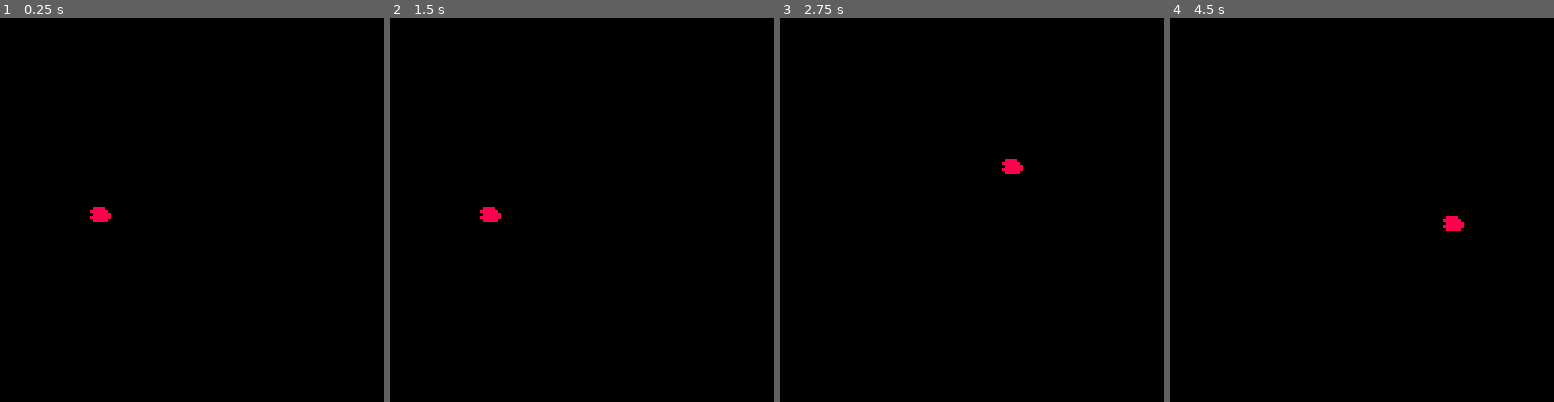
Above: before the commit, frames 1-4 (left to right).
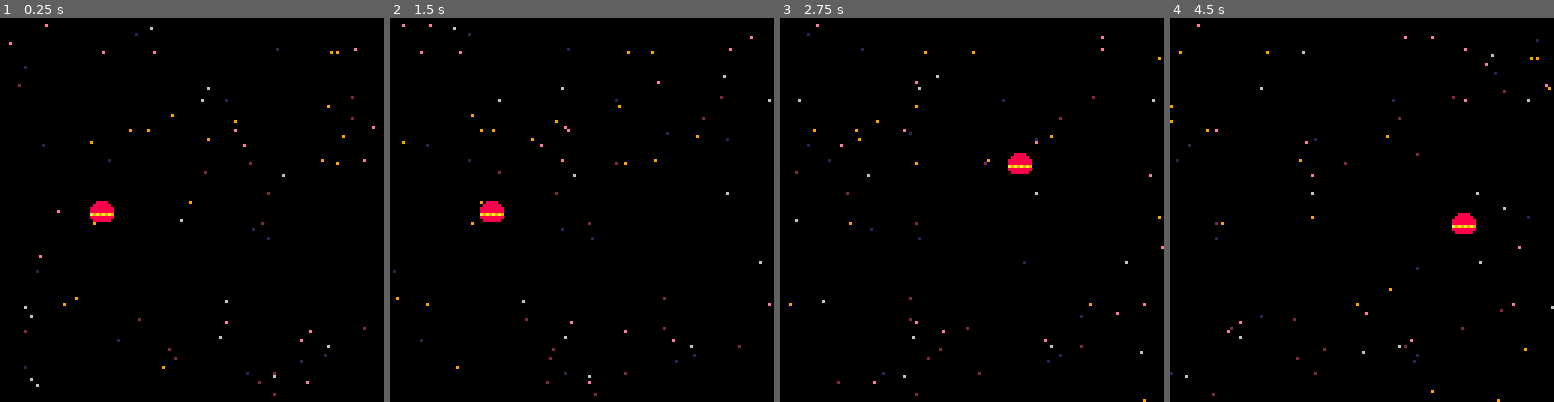
Above: after the commit, the same moments.

Repository: ehgoodenough/pico-shmup
Game: PICO-8 cartridge shmup.p8
Same seed, same stepped clock (60 frames per second), same inputs: the game is played once before the commit and once after it.
Inputs:
- Up to frame 1 (0.25 s): no input
- Up to frame 2 (1.5 s): no input
- Up to frame 3 (2.75 s): hold Right 1.6-2.1 s; hold Up 2.15-2.42 s; hold Right from 2.47 s (still down)
- Up to frame 4 (4.5 s): release Right at 3.03 s; hold Left 3.08-3.58 s; hold Down 3.63-3.97 s; hold Right from 4.02 s (still down)

The runs differ from the first frame. In frame 1, 0.6% of the frame differs, in the area x 2-98%, y 1-99%; in frame 2, 0.6%; in frame 3, 0.7%; in frame 4, 0.8%, in the area x 0-100%, y 1-100%.

Commit message:
Added some stars.

Diff:
--- a/shmup.p8
+++ b/shmup.p8
@@ -1,6 +1,17 @@
 pico-8 cartridge // http://www.pico-8.com
 version 4
 __lua__
+star_colors = {1, 2, 9, 6, 14}
+
+stars = {}
+for i=1,75 do
+	stars[i] = {}
+	stars[i].x = rnd(128)
+	stars[i].y = rnd(128)
+	stars[i].z = rnd(1)
+	stars[i].color = star_colors[flr(rnd(#star_colors)) + 1]
+end
+
 ship = {}
 ship.x = 30
 ship.y = 60
@@ -9,39 +20,51 @@
 
 function _update()
  -- input
-	if(btn(0)) ship.vx -= 1
-	if(btn(1)) ship.vx += 1
-	if(btn(2)) ship.vy -= 1
-	if(btn(3)) ship.vy += 1
-
-	-- maxvelocity
-	if(ship.vx < -3) ship.vx = -3
-	if(ship.vx > 3) ship.vx = 3
-	if(ship.vy < -3) ship.vy = -3
-	if(ship.vy > 3) ship.vy = 3
-
-	-- translation
-	ship.x += ship.vx
-	ship.y += ship.vy
-
- -- deceleration
-	if(ship.vx ~= 0) ship.vx /= 2
-	if(ship.vy ~= 0) ship.vy /= 2
+	if(btn(0)) ship.x -= 2
+	if(btn(1)) ship.x += 2
+	if(btn(2)) ship.y -= 2
+	if(btn(3)) ship.y += 2
+
+	update_stars()
+end
+
+function update_stars()
+	for star in all(stars) do
+		star.x -= star.z
+		if(star.x + flr(star.z) < 0) then
+			star.z = rnd(2)
+			star.y = rnd(128)
+			star.x = 128 + star.z
+		end
+	end
+end
+
+function draw_stars()
+	for star in all(stars) do
+		rectfill(star.x, star.y,
+			star.x, star.y, star.color)
+	end
 end
 
 function _draw()
 	cls()
+
+	draw_stars()
+
+	-- map(0, 0, 0, 0, 16, 16)
 	spr(0, ship.x, ship.y)
+
+	-- print("hello!", 0, 0, 10)
 end
 __gfx__
-00000000000000000000000000000000000000000000000000000000000000000000000000000000000000000000000000000000000000000000000000000000
-00000000000000000000000000000000000000000000000000000000000000000000000000000000000000000000000000000000000000000000000000000000
-00000000000000000000000000000000000000000000000000000000000000000000000000000000000000000000000000000000000000000000000000000000
-08888000000000000000000000000000000000000000000000000000000000000000000000000000000000000000000000000000000000000000000000000000
-88888800000000000000000000000000000000000000000000000000000000000000000000000000000000000000000000000000000000000000000000000000
-08888880000000000000000000000000000000000000000000000000000000000000000000000000000000000000000000000000000000000000000000000000
-88888880000000000000000000000000000000000000000000000000000000000000000000000000000000000000000000000000000000000000000000000000
-08888800000000000000000000000000000000000000000000000000000000000000000000000000000000000000000000000000000000000000000000000000
+00000000555555550000000000000000000000000000000000000000000000000000000000000000000000000000000000000000000000000000000000000000
+00888800566666650000000000000000000000000000000000000000000000000000000000000000000000000000000000000000000000000000000000000000
+08888880566666650000000000000000000000000000000000000000000000000000000000000000000000000000000000000000000000000000000000000000
+88888888566666650000000000000000000000000000000000000000000000000000000000000000000000000000000000000000000000000000000000000000
+88888888566666650000000000000000000000000000000000000000000000000000000000000000000000000000000000000000000000000000000000000000
+a9a9a9a9566666650000000000000000000000000000000000000000000000000000000000000000000000000000000000000000000000000000000000000000
+88888888566666650000000000000000000000000000000000000000000000000000000000000000000000000000000000000000000000000000000000000000
+08888880555555550000000000000000000000000000000000000000000000000000000000000000000000000000000000000000000000000000000000000000
 00000000000000000000000000000000000000000000000000000000000000000000000000000000000000000000000000000000000000000000000000000000
 00000000000000000000000000000000000000000000000000000000000000000000000000000000000000000000000000000000000000000000000000000000
 00000000000000000000000000000000000000000000000000000000000000000000000000000000000000000000000000000000000000000000000000000000
@@ -166,165 +189,165 @@
 0000000000000000000000000000000000000000000000000000000000000000000000000000000000000000000000000000000000000000000000000000000000000000000000000000000000000000000000000000000000000000000000000000000000000000000000000000000000000000000000000000000000000000
 0000000000000000000000000000000000000000000000000000000000000000000000000000000000000000000000000000000000000000000000000000000000000000000000000000000000000000000000000000000000000000000000000000000000000000000000000000000000000000000000000000000000000000
 __map__
-0000000000000000000000000000000000000000000000000000000000000000000000000000000000000000000000000000000000000000000000000000000000000000000000000000000000000000000000000000000000000000000000000000000000000000000000000000000000000000000000000000000000000000
-0000000000000000000000000000000000000000000000000000000000000000000000000000000000000000000000000000000000000000000000000000000000000000000000000000000000000000000000000000000000000000000000000000000000000000000000000000000000000000000000000000000000000000
-0000000000000000000000000000000000000000000000000000000000000000000000000000000000000000000000000000000000000000000000000000000000000000000000000000000000000000000000000000000000000000000000000000000000000000000000000000000000000000000000000000000000000000
-0000000000000000000000000000000000000000000000000000000000000000000000000000000000000000000000000000000000000000000000000000000000000000000000000000000000000000000000000000000000000000000000000000000000000000000000000000000000000000000000000000000000000000
-0000000000000000000000000000000000000000000000000000000000000000000000000000000000000000000000000000000000000000000000000000000000000000000000000000000000000000000000000000000000000000000000000000000000000000000000000000000000000000000000000000000000000000
-0000000000000000000000000000000000000000000000000000000000000000000000000000000000000000000000000000000000000000000000000000000000000000000000000000000000000000000000000000000000000000000000000000000000000000000000000000000000000000000000000000000000000000
-0000000000000000000000000000000000000000000000000000000000000000000000000000000000000000000000000000000000000000000000000000000000000000000000000000000000000000000000000000000000000000000000000000000000000000000000000000000000000000000000000000000000000000
-0000000000000000000000000000000000000000000000000000000000000000000000000000000000000000000000000000000000000000000000000000000000000000000000000000000000000000000000000000000000000000000000000000000000000000000000000000000000000000000000000000000000000000
-0000000000000000000000000000000000000000000000000000000000000000000000000000000000000000000000000000000000000000000000000000000000000000000000000000000000000000000000000000000000000000000000000000000000000000000000000000000000000000000000000000000000000000
-0000000000000000000000000000000000000000000000000000000000000000000000000000000000000000000000000000000000000000000000000000000000000000000000000000000000000000000000000000000000000000000000000000000000000000000000000000000000000000000000000000000000000000
-0000000000000000000000000000000000000000000000000000000000000000000000000000000000000000000000000000000000000000000000000000000000000000000000000000000000000000000000000000000000000000000000000000000000000000000000000000000000000000000000000000000000000000
-0000000000000000000000000000000000000000000000000000000000000000000000000000000000000000000000000000000000000000000000000000000000000000000000000000000000000000000000000000000000000000000000000000000000000000000000000000000000000000000000000000000000000000
-0000000000000000000000000000000000000000000000000000000000000000000000000000000000000000000000000000000000000000000000000000000000000000000000000000000000000000000000000000000000000000000000000000000000000000000000000000000000000000000000000000000000000000
-0000000000000000000000000000000000000000000000000000000000000000000000000000000000000000000000000000000000000000000000000000000000000000000000000000000000000000000000000000000000000000000000000000000000000000000000000000000000000000000000000000000000000000
-0000000000000000000000000000000000000000000000000000000000000000000000000000000000000000000000000000000000000000000000000000000000000000000000000000000000000000000000000000000000000000000000000000000000000000000000000000000000000000000000000000000000000000
-0000000000000000000000000000000000000000000000000000000000000000000000000000000000000000000000000000000000000000000000000000000000000000000000000000000000000000000000000000000000000000000000000000000000000000000000000000000000000000000000000000000000000000
-0000000000000000000000000000000000000000000000000000000000000000000000000000000000000000000000000000000000000000000000000000000000000000000000000000000000000000000000000000000000000000000000000000000000000000000000000000000000000000000000000000000000000000
-0000000000000000000000000000000000000000000000000000000000000000000000000000000000000000000000000000000000000000000000000000000000000000000000000000000000000000000000000000000000000000000000000000000000000000000000000000000000000000000000000000000000000000
-0000000000000000000000000000000000000000000000000000000000000000000000000000000000000000000000000000000000000000000000000000000000000000000000000000000000000000000000000000000000000000000000000000000000000000000000000000000000000000000000000000000000000000
-0000000000000000000000000000000000000000000000000000000000000000000000000000000000000000000000000000000000000000000000000000000000000000000000000000000000000000000000000000000000000000000000000000000000000000000000000000000000000000000000000000000000000000
-0000000000000000000000000000000000000000000000000000000000000000000000000000000000000000000000000000000000000000000000000000000000000000000000000000000000000000000000000000000000000000000000000000000000000000000000000000000000000000000000000000000000000000
-0000000000000000000000000000000000000000000000000000000000000000000000000000000000000000000000000000000000000000000000000000000000000000000000000000000000000000000000000000000000000000000000000000000000000000000000000000000000000000000000000000000000000000
-0000000000000000000000000000000000000000000000000000000000000000000000000000000000000000000000000000000000000000000000000000000000000000000000000000000000000000000000000000000000000000000000000000000000000000000000000000000000000000000000000000000000000000
-0000000000000000000000000000000000000000000000000000000000000000000000000000000000000000000000000000000000000000000000000000000000000000000000000000000000000000000000000000000000000000000000000000000000000000000000000000000000000000000000000000000000000000
-0000000000000000000000000000000000000000000000000000000000000000000000000000000000000000000000000000000000000000000000000000000000000000000000000000000000000000000000000000000000000000000000000000000000000000000000000000000000000000000000000000000000000000
-0000000000000000000000000000000000000000000000000000000000000000000000000000000000000000000000000000000000000000000000000000000000000000000000000000000000000000000000000000000000000000000000000000000000000000000000000000000000000000000000000000000000000000
-0000000000000000000000000000000000000000000000000000000000000000000000000000000000000000000000000000000000000000000000000000000000000000000000000000000000000000000000000000000000000000000000000000000000000000000000000000000000000000000000000000000000000000
-0000000000000000000000000000000000000000000000000000000000000000000000000000000000000000000000000000000000000000000000000000000000000000000000000000000000000000000000000000000000000000000000000000000000000000000000000000000000000000000000000000000000000000
-0000000000000000000000000000000000000000000000000000000000000000000000000000000000000000000000000000000000000000000000000000000000000000000000000000000000000000000000000000000000000000000000000000000000000000000000000000000000000000000000000000000000000000
-0000000000000000000000000000000000000000000000000000000000000000000000000000000000000000000000000000000000000000000000000000000000000000000000000000000000000000000000000000000000000000000000000000000000000000000000000000000000000000000000000000000000000000
-0000000000000000000000000000000000000000000000000000000000000000000000000000000000000000000000000000000000000000000000000000000000000000000000000000000000000000000000000000000000000000000000000000000000000000000000000000000000000000000000000000000000000000
-0000000000000000000000000000000000000000000000000000000000000000000000000000000000000000000000000000000000000000000000000000000000000000000000000000000000000000000000000000000000000000000000000000000000000000000000000000000000000000000000000000000000000000
-…(130 lines of a section not shown)…
+0101010101010101010101010101010100000000000000000000000000000000000000000000000000000000000000000000000000000000000000000000000000000000000000000000000000000000000000000000000000000000000000000000000000000000000000000000000000000000000000000000000000000000
+0100010100010000000100010001000100000000000000000000000000000000000000000000000000000000000000000000000000000000000000000000000000000000000000000000000000000000000000000000000000000000000000000000000000000000000000000000000000000000000000000000000000000000
+0100000000010001010100010001000100000000000000000000000000000000000000000000000000000000000000000000000000000000000000000000000000000000000000000000000000000000000000000000000000000000000000000000000000000000000000000000000000000000000000000000000000000000
+0100000000000000000000010001000100000000000000000000000000000000000000000000000000000000000000000000000000000000000000000000000000000000000000000000000000000000000000000000000000000000000000000000000000000000000000000000000000000000000000000000000000000000
+0100000000000000000000010001000100000000000000000000000000000000000000000000000000000000000000000000000000000000000000000000000000000000000000000000000000000000000000000000000000000000000000000000000000000000000000000000000000000000000000000000000000000000
+0100000000010001010100010001000100000000000000000000000000000000000000000000000000000000000000000000000000000000000000000000000000000000000000000000000000000000000000000000000000000000000000000000000000000000000000000000000000000000000000000000000000000000
+0100010100010001000000010001000100000000000000000000000000000000000000000000000000000000000000000000000000000000000000000000000000000000000000000000000000000000000000000000000000000000000000000000000000000000000000000000000000000000000000000000000000000000
+0101010101010101010101010001000100000000000000000000000000000000000000000000000000000000000000000000000000000000000000000000000000000000000000000000000000000000000000000000000000000000000000000000000000000000000000000000000000000000000000000000000000000000
+0100000000000000000000000001000100000000000000000000000000000000000000000000000000000000000000000000000000000000000000000000000000000000000000000000000000000000000000000000000000000000000000000000000000000000000000000000000000000000000000000000000000000000
+0100000000000000000000000001000100000000000000000000000000000000000000000000000000000000000000000000000000000000000000000000000000000000000000000000000000000000000000000000000000000000000000000000000000000000000000000000000000000000000000000000000000000000
+0100000000000000000000000001000100000000000000000000000000000000000000000000000000000000000000000000000000000000000000000000000000000000000000000000000000000000000000000000000000000000000000000000000000000000000000000000000000000000000000000000000000000000
+0101010101010101010101010101010100000000000000000000000000000000000000000000000000000000000000000000000000000000000000000000000000000000000000000000000000000000000000000000000000000000000000000000000000000000000000000000000000000000000000000000000000000000
+0000000000000000000000000000000000000000000000000000000000000000000000000000000000000000000000000000000000000000000000000000000000000000000000000000000000000000000000000000000000000000000000000000000000000000000000000000000000000000000000000000000000000000
+0000000000000000000000000000000000000000000000000000000000000000000000000000000000000000000000000000000000000000000000000000000000000000000000000000000000000000000000000000000000000000000000000000000000000000000000000000000000000000000000000000000000000000
+0000000000000000000000000000000000000000000000000000000000000000000000000000000000000000000000000000000000000000000000000000000000000000000000000000000000000000000000000000000000000000000000000000000000000000000000000000000000000000000000000000000000000000
+0000000000000000000000000000000000000000000000000000000000000000000000000000000000000000000000000000000000000000000000000000000000000000000000000000000000000000000000000000000000000000000000000000000000000000000000000000000000000000000000000000000000000000
+0000000000000000000000000000000000000000000000000000000000000000000000000000000000000000000000000000000000000000000000000000000000000000000000000000000000000000000000000000000000000000000000000000000000000000000000000000000000000000000000000000000000000000
+0000000000000000000000000000000000000000000000000000000000000000000000000000000000000000000000000000000000000000000000000000000000000000000000000000000000000000000000000000000000000000000000000000000000000000000000000000000000000000000000000000000000000000
+0000000000000000000000000000000000000000000000000000000000000000000000000000000000000000000000000000000000000000000000000000000000000000000000000000000000000000000000000000000000000000000000000000000000000000000000000000000000000000000000000000000000000000
+0000000000000000000000000000000000000000000000000000000000000000000000000000000000000000000000000000000000000000000000000000000000000000000000000000000000000000000000000000000000000000000000000000000000000000000000000000000000000000000000000000000000000000
+0000000000000000000000000000000000000000000000000000000000000000000000000000000000000000000000000000000000000000000000000000000000000000000000000000000000000000000000000000000000000000000000000000000000000000000000000000000000000000000000000000000000000000
+0000000000000000000000000000000000000000000000000000000000000000000000000000000000000000000000000000000000000000000000000000000000000000000000000000000000000000000000000000000000000000000000000000000000000000000000000000000000000000000000000000000000000000
+0000000000000000000000000000000000000000000000000000000000000000000000000000000000000000000000000000000000000000000000000000000000000000000000000000000000000000000000000000000000000000000000000000000000000000000000000000000000000000000000000000000000000000
+0000000000000000000000000000000000000000000000000000000000000000000000000000000000000000000000000000000000000000000000000000000000000000000000000000000000000000000000000000000000000000000000000000000000000000000000000000000000000000000000000000000000000000
+0000000000000000000000000000000000000000000000000000000000000000000000000000000000000000000000000000000000000000000000000000000000000000000000000000000000000000000000000000000000000000000000000000000000000000000000000000000000000000000000000000000000000000
+0000000000000000000000000000000000000000000000000000000000000000000000000000000000000000000000000000000000000000000000000000000000000000000000000000000000000000000000000000000000000000000000000000000000000000000000000000000000000000000000000000000000000000
+0000000000000000000000000000000000000000000000000000000000000000000000000000000000000000000000000000000000000000000000000000000000000000000000000000000000000000000000000000000000000000000000000000000000000000000000000000000000000000000000000000000000000000
+0000000000000000000000000000000000000000000000000000000000000000000000000000000000000000000000000000000000000000000000000000000000000000000000000000000000000000000000000000000000000000000000000000000000000000000000000000000000000000000000000000000000000000
+0000000000000000000000000000000000000000000000000000000000000000000000000000000000000000000000000000000000000000000000000000000000000000000000000000000000000000000000000000000000000000000000000000000000000000000000000000000000000000000000000000000000000000
+0000000000000000000000000000000000000000000000000000000000000000000000000000000000000000000000000000000000000000000000000000000000000000000000000000000000000000000000000000000000000000000000000000000000000000000000000000000000000000000000000000000000000000
+0000000000000000000000000000000000000000000000000000000000000000000000000000000000000000000000000000000000000000000000000000000000000000000000000000000000000000000000000000000000000000000000000000000000000000000000000000000000000000000000000000000000000000
+0000000000000000000000000000000000000000000000000000000000000000000000000000000000000000000000000000000000000000000000000000000000000000000000000000000000000000000000000000000000000000000000000000000000000000000000000000000000000000000000000000000000000000
+…(130 lines of a section not shown)…
